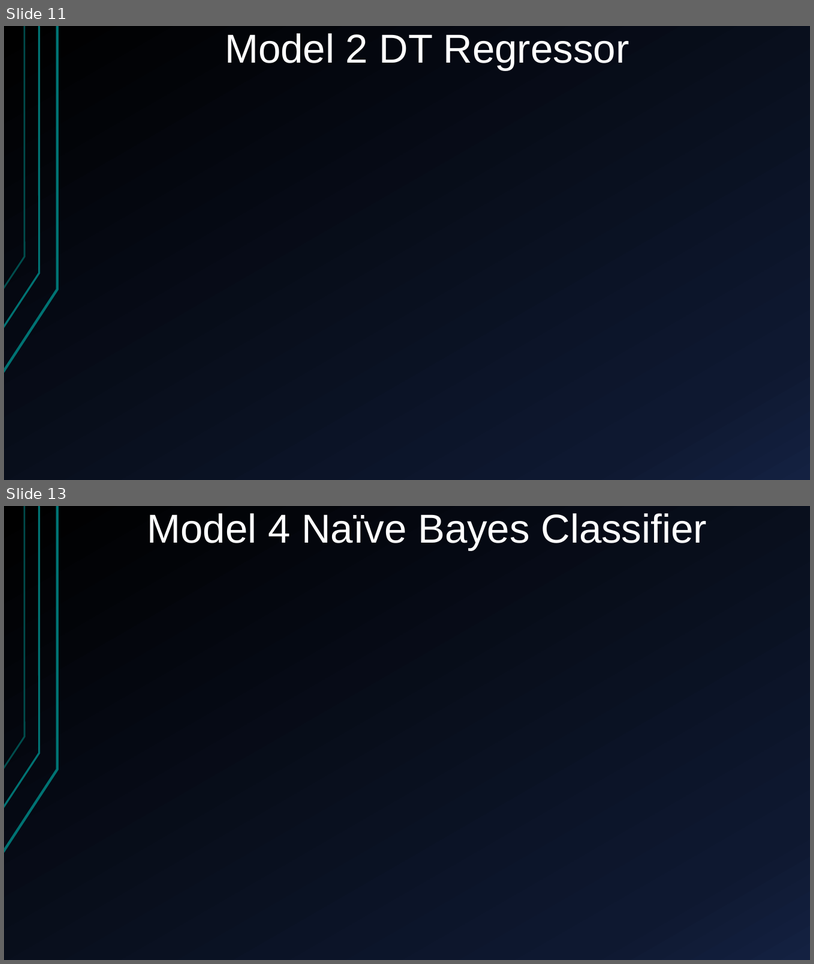
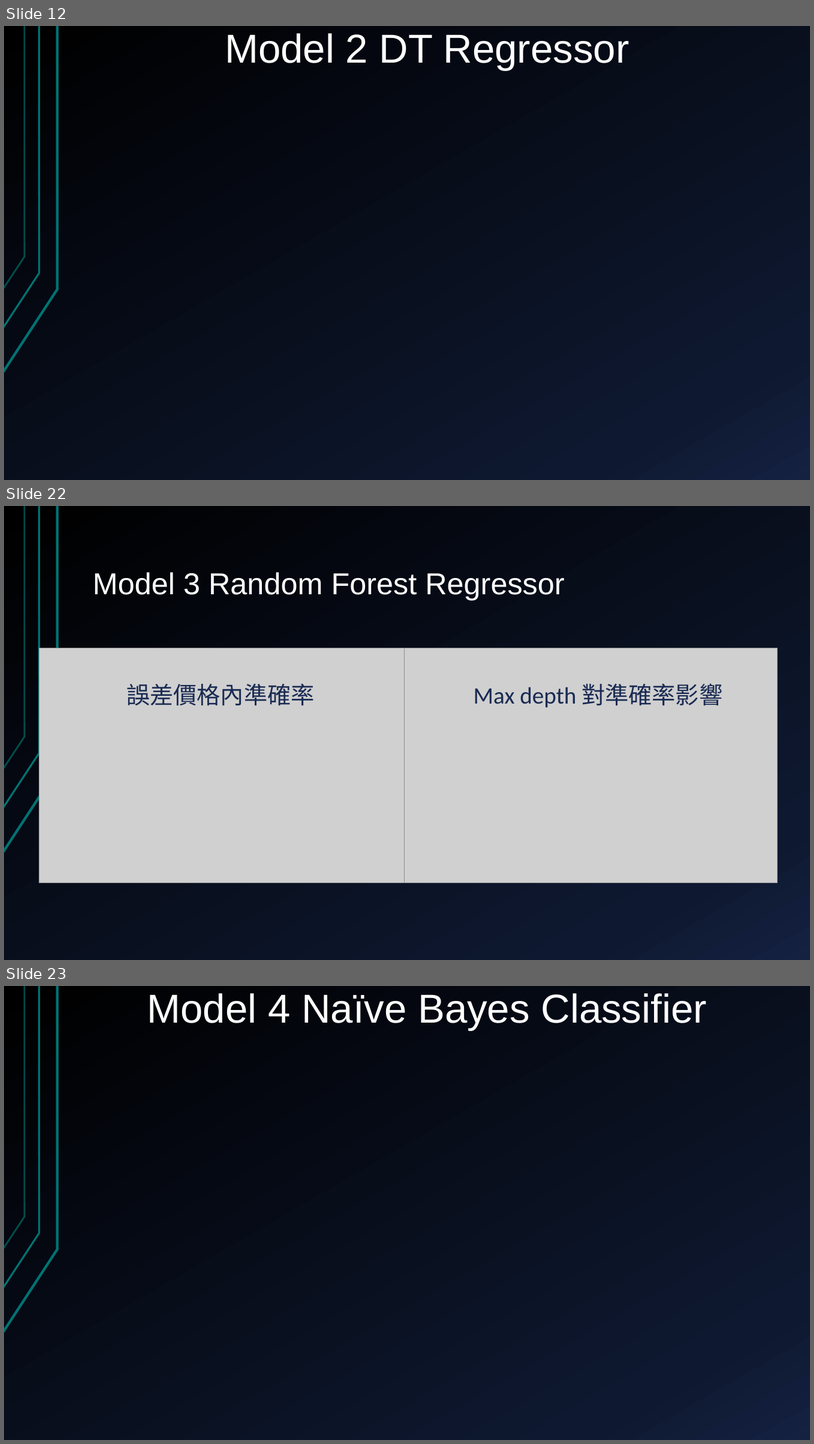
Before and after one commit to Alfons0329/Machine_Learning_Fall_2017, a slide deck: Final_proj/Presentation.pptx. Shown one above the other, each under a label of ours: slides 11 and 13 before the commit, slides 12, 22 and 23 after it; the slides between them are not shown. The pictures are 814x964 and 814x1444 pixels, drawn with LibreOffice and Linux fonts; fonts in the diff are those of the drawing; grey boxes stand for pictures. Boxes give left, top, right and bottom in pixels: in the first picture for what was removed or moved away, otherwise in the second. Text is boxed around its words. In the diff, an @@ line names an element or a change of style, - is before the commit and + after.

```diff
--- a/Final_proj/Presentation.pptx
+++ b/Final_proj/Presentation.pptx
@@ slide 22 added at <box>4,506,810,960</box>, background gradient #000000 to #0F1931 to #142242; not listed: 3 template elements that a slide beside it also shows @@
@@ title added at <box>93,572,565,600</box>, 36 pt, text #FFFFFF @@
+Model 3 Random Forest Regressor
@@ picture added at <box>39,648,404,883</box> @@
@@ picture added at <box>404,648,778,883</box> @@
@@ text added at <box>126,684,314,705</box>, 28 pt, text #192A52 @@
+誤差價格內準確率
@@ text added at <box>474,684,723,708</box>, 28 pt, text #192A52 @@
+Max depth 對準確率影響
@@ what was slide 11 is now slide 12 @@
@@ what was slide 13 is now slide 23 @@
```
Also in this commit, not shown: 3 slides changed, 9 other slides added.
